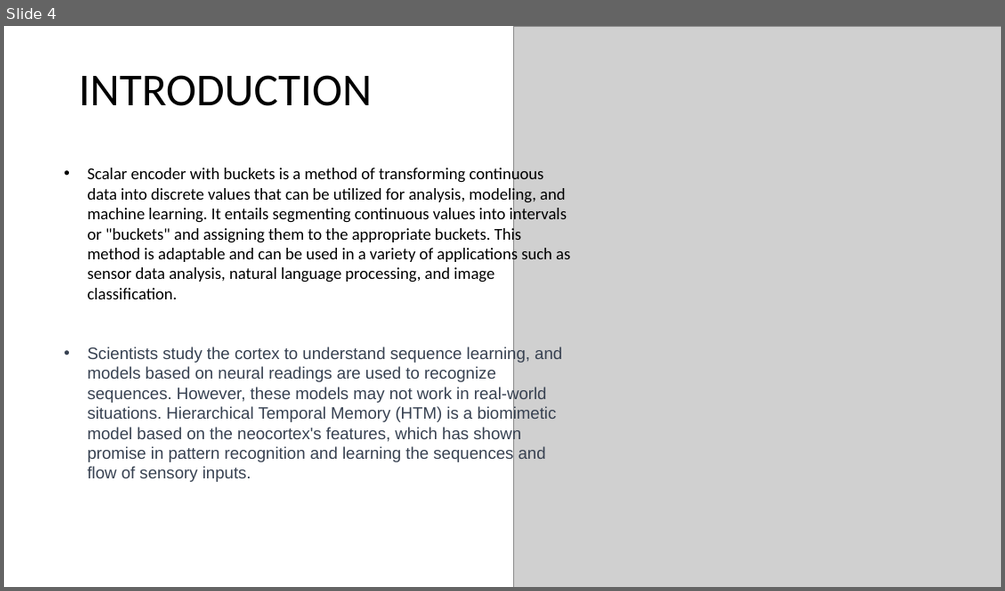
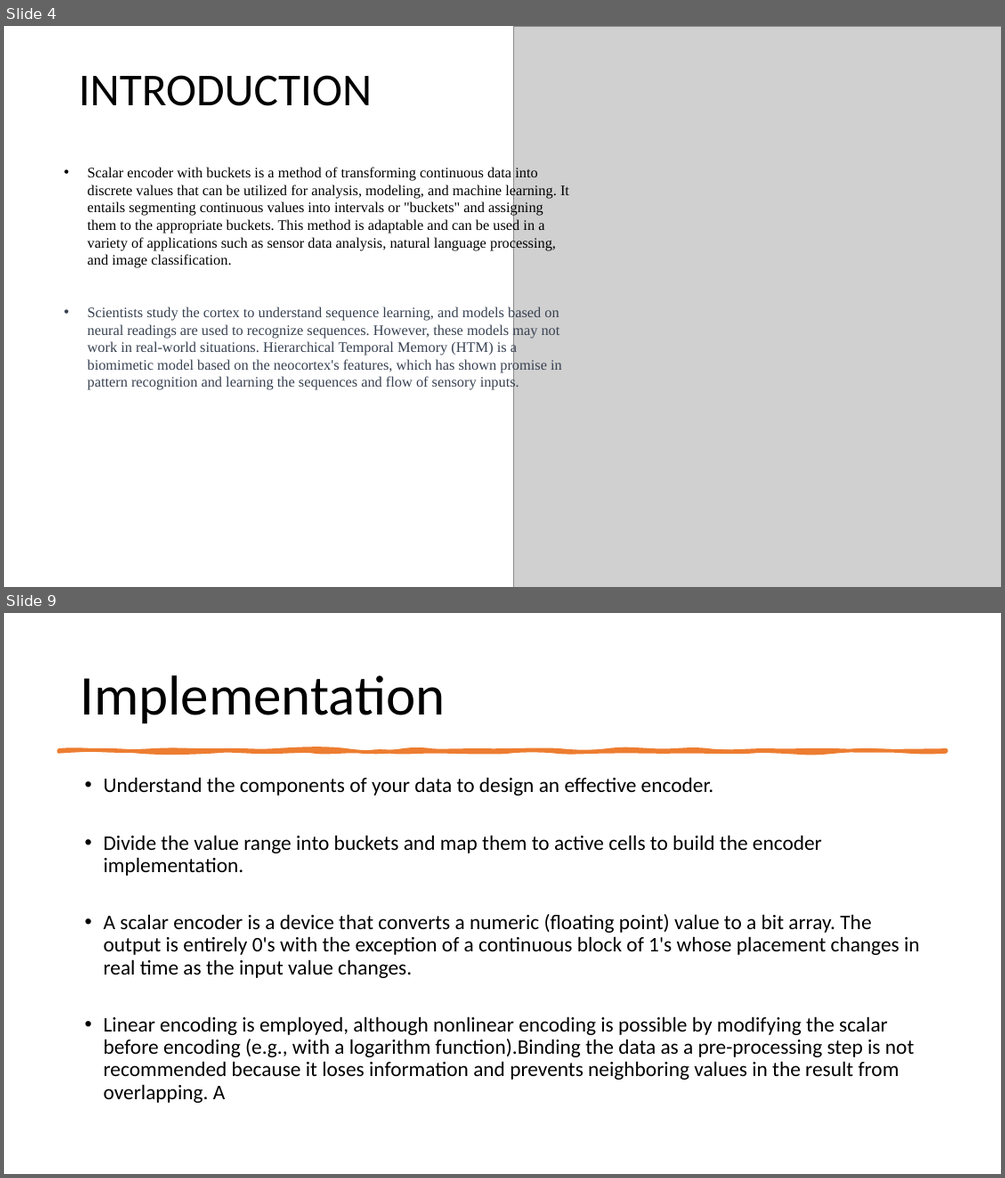
Before and after one commit to sahithkumar1999/neocortexapi, a slide deck: source/NeoCortexApi/Documents/Group Presentation[ScalarEncoder with Buckets].pptx. Shown one above the other, each under a label of ours: slide 4 before the commit, slides 4 and 9 after it; the slides between them are not shown. The pictures are 1005x591 and 1005x1178 pixels, drawn with LibreOffice and Linux fonts; fonts in the diff are those of the drawing; grey boxes stand for pictures. Boxes give left, top, right and bottom in pixels: in the first picture for what was removed or moved away, otherwise in the second. Text is boxed around its words. In the diff, an @@ line names an element or a change of style, - is before the commit and + after.

```diff
--- a/source/NeoCortexApi/Documents/Group Presentation[ScalarEncoder with Buckets].pptx
+++ b/source/NeoCortexApi/Documents/Group Presentation[ScalarEncoder with Buckets].pptx
@@ slide 9 added at [4, 613, 1001, 1174], background #FFFFFF @@
@@ title added at [80, 675, 445, 723], 54 pt, text #000000 @@
+Implementation
@@ freeform shape added at [58, 750, 947, 751], fill #ED7D31, outline #ED7D31 3.25 pt @@
@@ text added at [104, 777, 920, 1103], 20 pt, text #000000 @@
+• Understand the components of your data to design an effective encoder.
+• Divide the value range into buckets and map them to active cells to build the encoder implementation.
+• A scalar encoder is a device that converts a numeric (floating point) value to a bit array. The output is entirely 0's with the exception of a continuous block of 1's whose placement changes in real time as the input value changes.
+• Linear encoding is employed, although nonlinear encoding is possible by modifying the scalar before encoding (e.g., with a logarithm function).Binding the data as a pre-processing step is not recommended because it loses information and prevents neighboring values in the result from overlapping. A
@@ slide 4 changed as well @@
@@ text "Scalar encoder with buckets is ..." at [88, 167, 569, 390]: size 16 to 14 pt; font Calibri to Times New Roman in "Scalar encoder with buckets is a method ..."; font Arial to Times New Roman in "Scientists study the cortex to understand sequence ..." @@
```
Also in this commit, not shown: 3 other slides changed, 6 other slides added, 3 slides removed, 1 other file.
